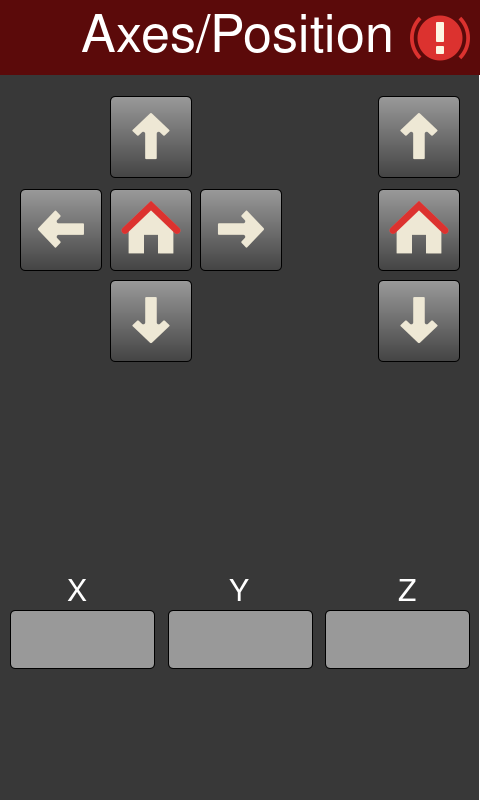
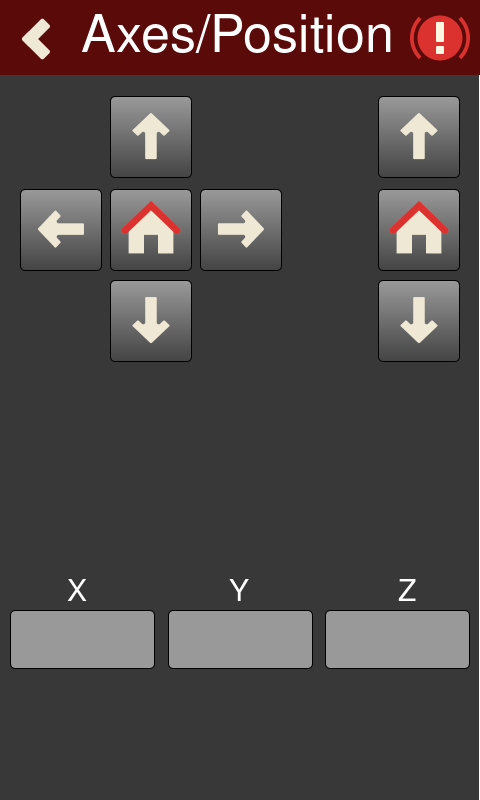
Layered file, before and after one edit (480 × 800). Changes by layer:
added layer "back.svg" above "Z" over [22,18,50,60]
